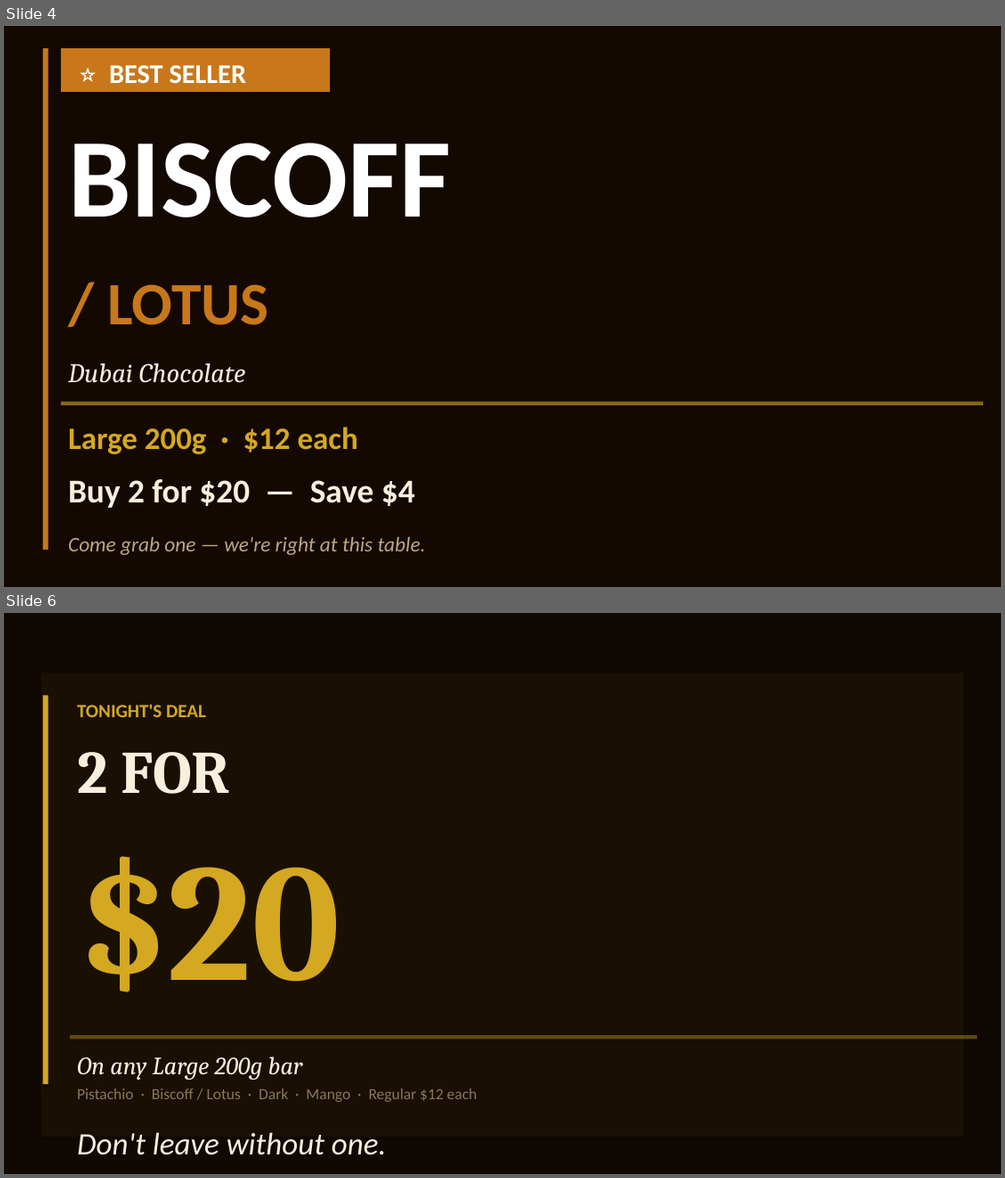
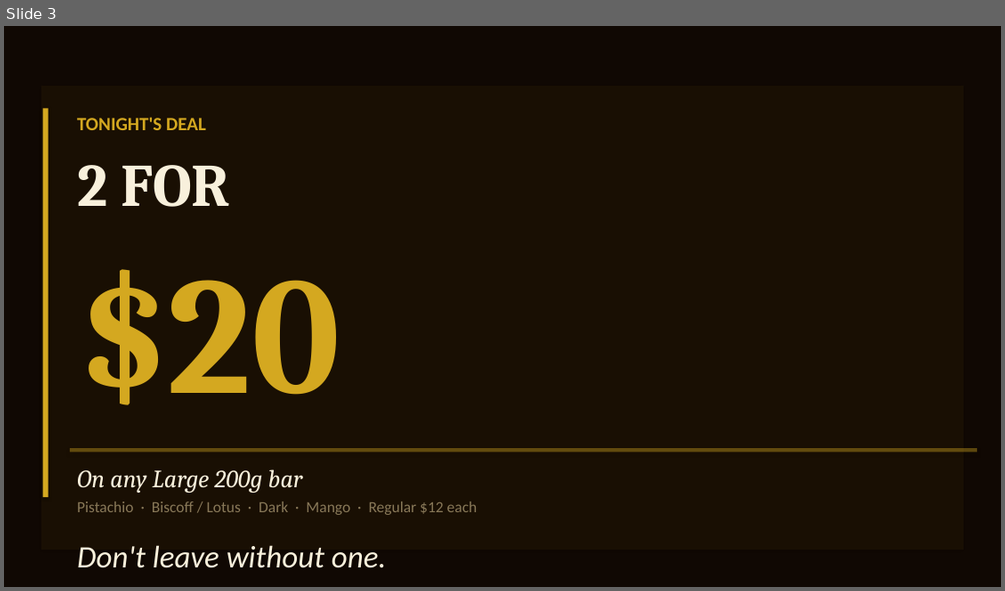
Before and after one commit to mnfadawi/hi, a slide deck: sahara-bites-fun-fair.pptx. Shown one above the other, each under a label of ours: slides 4 and 6 before the commit, slide 3 after it; the slides between them are not shown. The pictures are 1005x1178 and 1005x591 pixels, drawn with LibreOffice and Linux fonts; fonts in the diff are those of the drawing. Boxes give left, top, right and bottom in pixels: in the first picture for what was removed or moved away, otherwise in the second. Text is boxed around its words. In the diff, an @@ line names an element or a change of style, - is before the commit and + after.

```diff
--- a/sahara-bites-fun-fair.pptx
+++ b/sahara-bites-fun-fair.pptx
@@ slide 4 removed at <box>4,26,1001,587</box>, background #140802 @@
@@ rectangle removed at <box>43,48,48,549</box> @@
@@ rectangle removed at <box>61,48,330,92</box> @@
@@ text removed at <box>109,65,247,84</box> @@
-⭐ BEST SELLER
@@ text removed at <box>68,143,451,217</box> @@
-BISCOFF
@@ text removed at <box>107,284,268,325</box> @@
-/ LOTUS
@@ text removed at <box>68,363,246,383</box> @@
-Dubai Chocolate
@@ rectangle removed at <box>61,402,983,405</box> @@
@@ text removed at <box>68,426,358,454</box> @@
-Large 200g · $12 each
@@ text removed at <box>68,479,415,507</box> @@
-Buy 2 for $20 — Save $4
@@ text removed at <box>68,537,426,555</box> @@
-Come grab one — we're right at this table.
@@ what was slide 6 is now slide 3 @@
```
Also in this commit, not shown: 2 slides changed, 2 slides added, 4 other slides removed.
